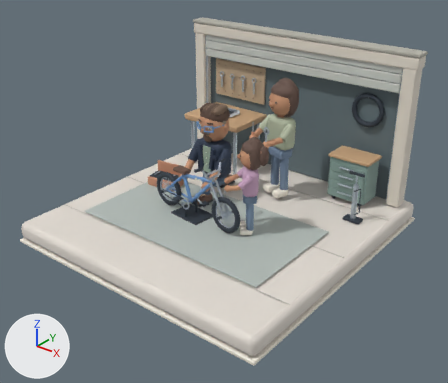
The glTF model site/public/dioramas/family.glb, before and after one commit.
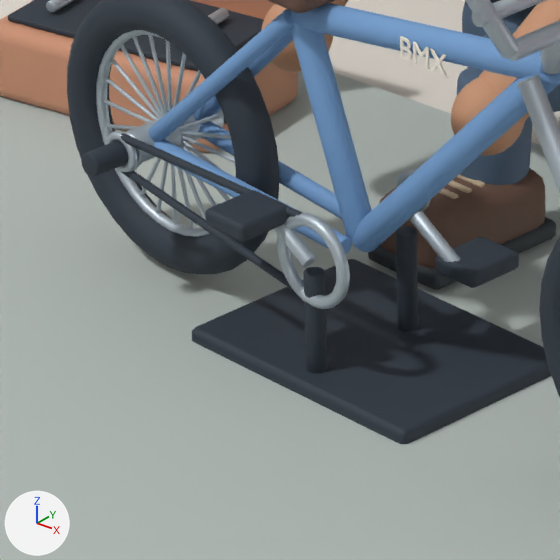
The first picture shows the older version from a 50 mm camera at (6.33, -7.9, 5.31) aimed at (0.21, -0.25, 0.56). The close-ups show the older and then the newer version on the part from 33% to 48% of the width and 45% to 62% of the height of that picture. Only the edits that show in the close-ups are written down. Arrows for +X, +Y and +Z are at lower left; the lights stay in place. Where no turn or scale is listed for an object, it has been applied to the vertices.

In view in the first close-up: 'BMX tire', 'Bicycle repair mat', 'Boot.011', 'Chain stay.001', 'Chainring', 'Down tube', 'Lower chain run', 'Rear sprocket', 'Repair stand foot', 'Seat stay.001', 'Seat tube', 'Square floating plinth.005', 'Toolbox body', 'Toolbox tray', 'Top chain run', 'Top tube' and 56 more.
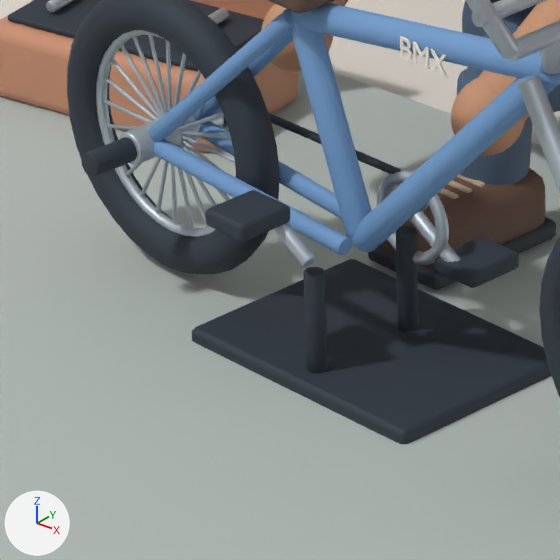
Boxes [x1, y1, x2, y2] around the edits, measured in the close-ups (560 x 560 px):
'Chainring', moved: before [277, 213, 350, 309]; after [377, 170, 449, 265]
'Top chain run', moved: before [121, 133, 302, 217]; after [268, 112, 401, 174]
'Lower chain run', moved (mostly hidden): before [121, 170, 294, 291]; after [278, 160, 392, 246]
'Rear sprocket', moved (mostly hidden afterwards): before [106, 131, 138, 172]; after [222, 123, 229, 131]

Diff of the bpy script that builds the scene:
```diff
--- a/site/public/dioramas/family.glb.py
+++ b/site/public/dioramas/family.glb.py
@@ ob_chainring @@
 ob_chainring = bpy.data.objects.new('Chainring', me_torus_043)
-ob_chainring.location = (-0.323, -0.676, 0.32)
+ob_chainring.location = (-0.295, -0.398, 0.32)
@@ ob_lower_chain_run @@
 ob_lower_chain_run = bpy.data.objects.new('Lower chain run', me_cylinder_342)
-ob_lower_chain_run.location = (-0.622, -0.646, 0.279)
+ob_lower_chain_run.location = (-0.594, -0.368, 0.279)
@@ ob_rear_sprocket @@
 ob_rear_sprocket = bpy.data.objects.new('Rear sprocket', me_torus_044)
-ob_rear_sprocket.location = (-0.92, -0.616, 0.365)
+ob_rear_sprocket.location = (-0.892, -0.338, 0.365)
@@ ob_top_chain_run @@
 ob_top_chain_run = bpy.data.objects.new('Top chain run', me_cylinder_341)
-ob_top_chain_run.location = (-0.622, -0.646, 0.406)
+ob_top_chain_run.location = (-0.594, -0.368, 0.406)
```
